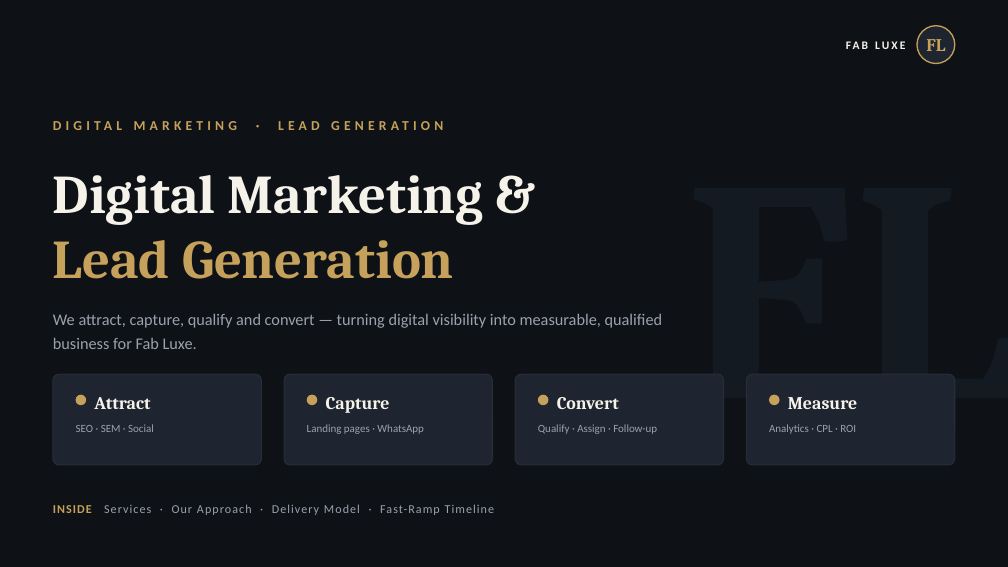
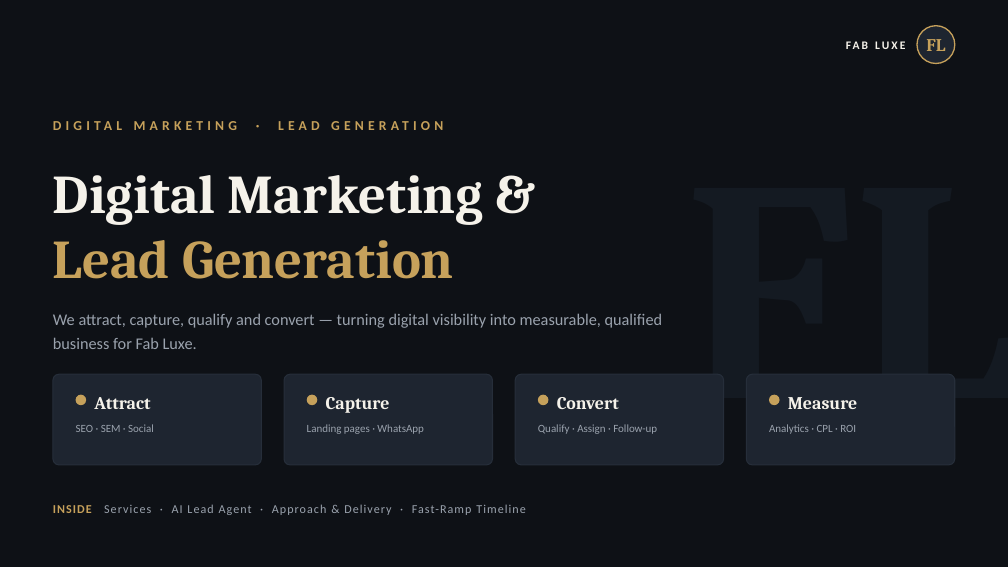
Before and after one commit to neerajjhaji/fabulex, a slide deck: slide 1 of FabLuxe_Digital_Marketing_Strategy.pptx. Drawn at 1008x567 pixels with LibreOffice and Linux fonts; fonts in the diff are those of the drawing. Boxes give left, top, right and bottom in pixels: in the first picture for what was removed or moved away, otherwise in the second. Text is boxed around its words. In the diff, an @@ line names an element or a change of style, - is before the commit and + after.

Commit message:
Add Conversational AI Lead Agent slide (OTP/CAPTCHA buyer verification + platform links)

```diff
--- a/FabLuxe_Digital_Marketing_Strategy.pptx
+++ b/FabLuxe_Digital_Marketing_Strategy.pptx
@@ text at (53,504,525,515): text changed @@
-INSIDE Services · Our Approach · Delivery Model · Fast-Ramp Timeline
+INSIDE Services · AI Lead Agent · Approach & Delivery · Fast-Ramp Timeline
```
Also in this commit, not shown: 2 other slides changed, 1 slide added.
